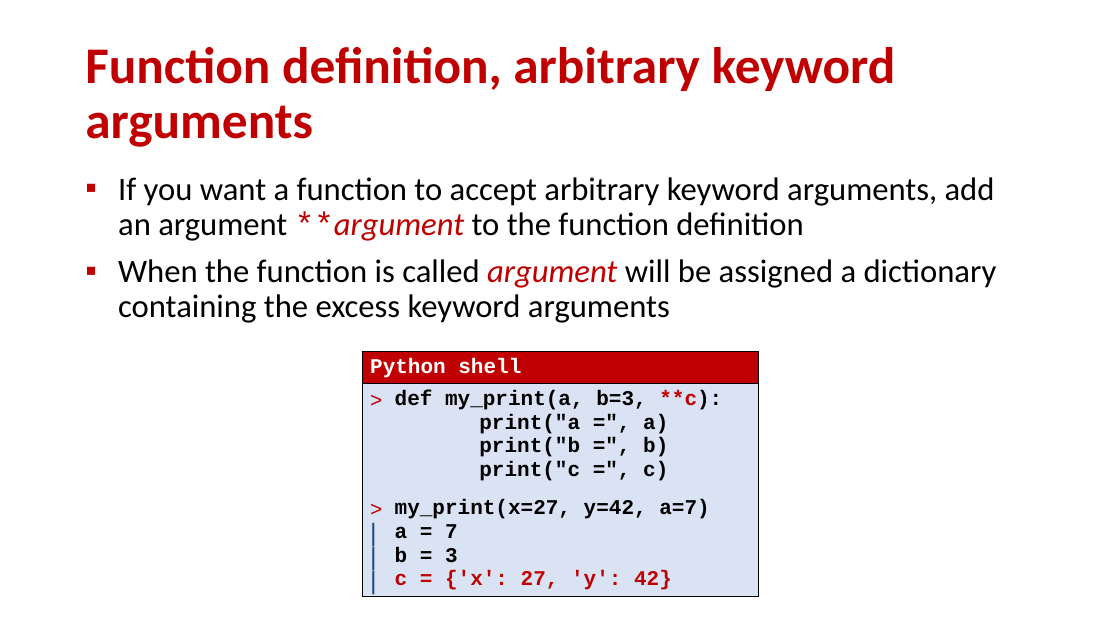
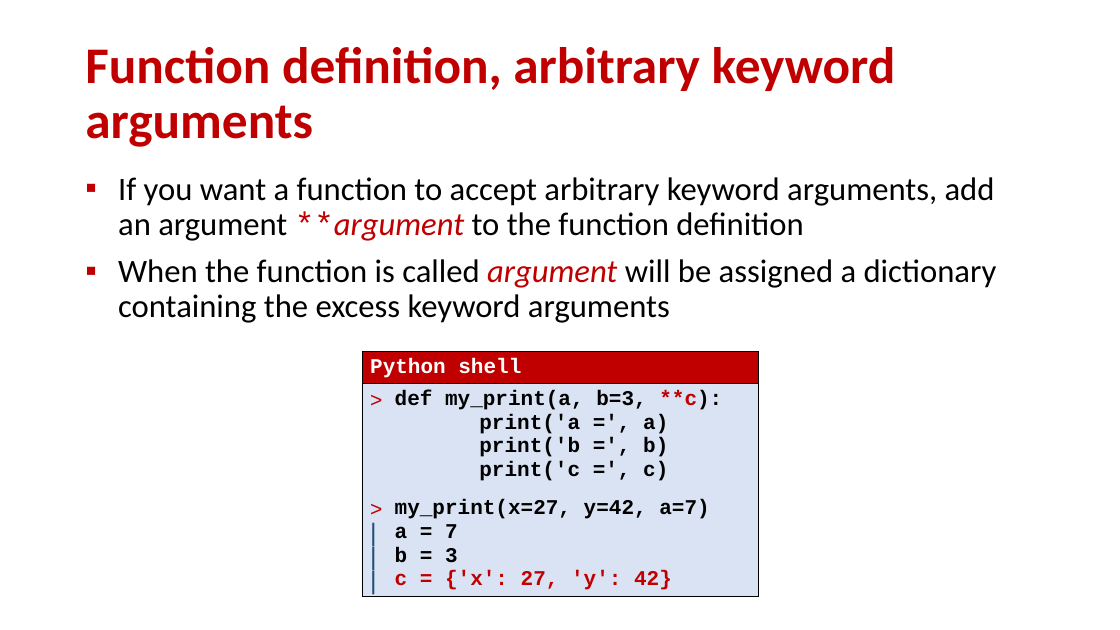
Before and after one commit to gsbrodal/gsbrodal.github.io, a slide deck: slide 20 of ipsa/slides/functions.pptx. Drawn at 1120x630 pixels with LibreOffice and Linux fonts; fonts in the diff are those of the drawing. Boxes give left, top, right and bottom in pixels: in the first picture for what was removed or moved away, otherwise in the second. Text is boxed around its words. In the diff, an @@ line names an element or a change of style, - is before the commit and + after.

```diff
--- a/ipsa/slides/functions.pptx
+++ b/ipsa/slides/functions.pptx
@@ table at [362,351,759,609] @@
@@ row 2, column 1: "def my_print(a, b=3, **c): / print("a =", a) / print("b =", b) / print("c =", c) / my_print(x=27, y=42, a=7) / a = 7 / b = 3 / c = {'x': 27, 'y': 42}" to "def my_print(a, b=3, **c): / print('a =', a) / print('b =', b) / print('c =', c) / my_print(x=27, y=42, a=7) / a = 7 / b = 3 / c = {'x': 27, 'y': 42}" @@
```
Also in this commit, not shown: 8 other slides changed, 4 other files.
